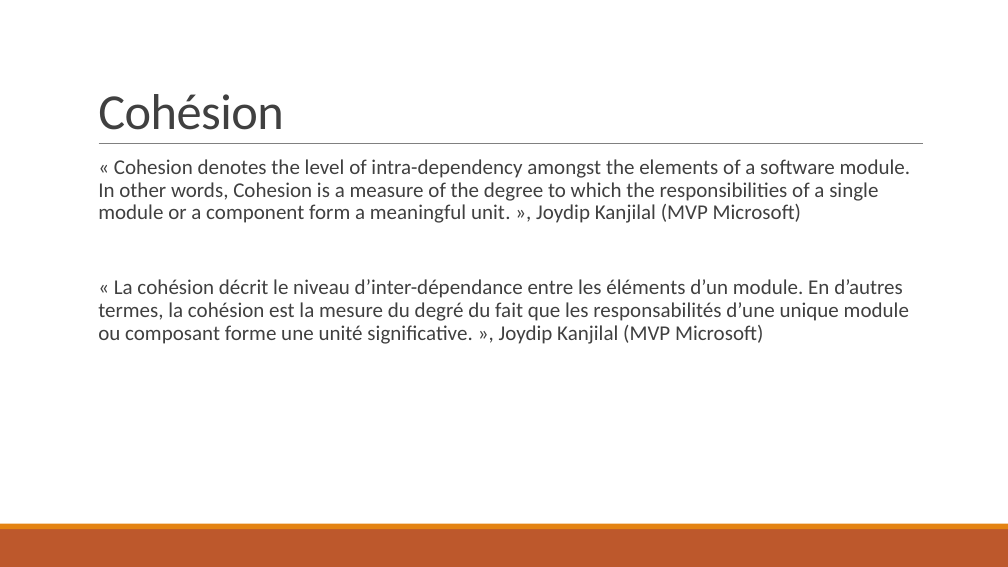
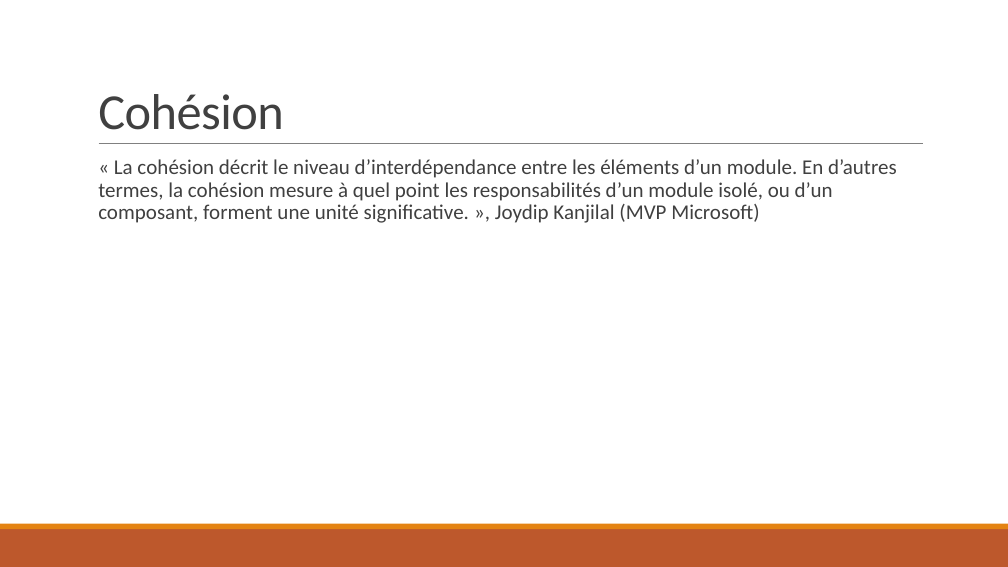
Before and after one commit to JeanFulbert/SolidPresentation, a slide deck: slide 2 of SOLID - 4 DIP.pptx. Drawn at 1008x567 pixels with LibreOffice and Linux fonts; fonts in the diff are those of the drawing. Boxes give left, top, right and bottom in pixels: in the first picture for what was removed or moved away, otherwise in the second. Text is boxed around its words. In the diff, an @@ line names an element or a change of style, - is before the commit and + after.

```diff
--- a/SOLID - 4 DIP.pptx
+++ b/SOLID - 4 DIP.pptx
@@ text at (x1=98, y1=159, x2=897, y2=223): text changed @@
-  « Cohesion denotes the level of intra-dependency amongst the elements of a software module. In other words, Cohesion is a measure of the degree to which the responsibilities of a single module or a component form a meaningful unit. », Joydip Kanjilal (MVP Microsoft)
-  « La cohésion décrit le niveau d’inter-dépendance entre les éléments d’un module. En d’autres termes, la cohésion est la mesure du degré du fait que les responsabilités d’une unique module ou composant forme une unité significative. », Joydip Kanjilal (MVP Microsoft)
+  « La cohésion décrit le niveau d’interdépendance entre les éléments d’un module. En d’autres termes, la cohésion mesure à quel point les responsabilités d’un module isolé, ou d’un composant, forment une unité significative. », Joydip Kanjilal (MVP Microsoft)
```
Also in this commit, not shown: 2 other slides changed.
